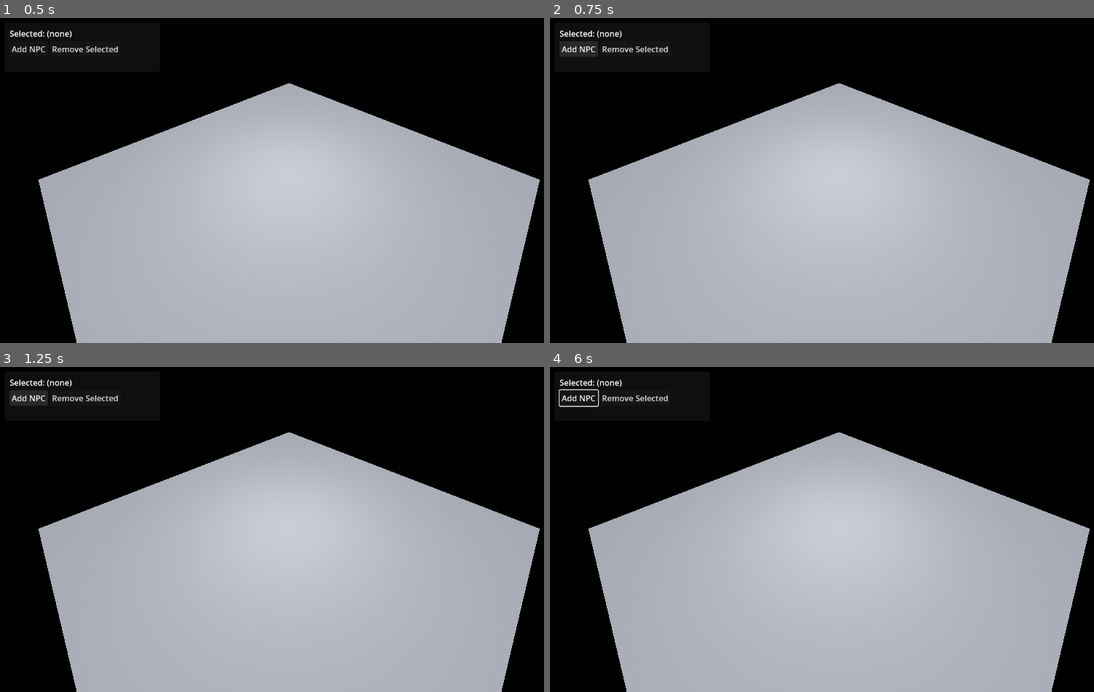
Above: before the commit, frames 1-4 (two rows, left to right).
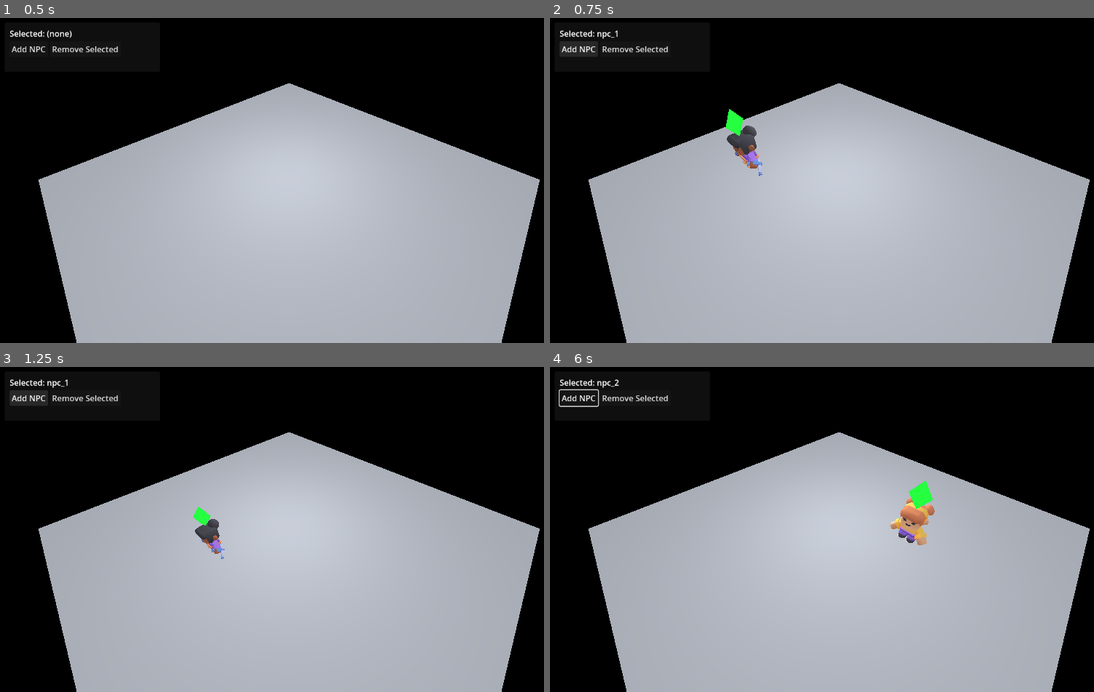
Above: after the commit, the same moments.

Repository: lemonhall/openagentic-sdk-gdscript
Game: Godot game, scene res://vr_offices/VrOffices.tscn
Two runs of this game, one before a commit and one after it. Both use one fixed random seed, a clock stepped at 60 frames per second and the inputs below. Sound files missing from this copy of the repository are replaced by a short silence.
Inputs (mouse positions are in pixels of both pictures, inside the frame that each line leads up to):
- Up to frame 1 (0.5 s): no input
- Up to frame 2 (0.75 s): click "Add NPC" at 0.5 s
- Up to frame 3 (1.25 s): no input
- Up to frame 4 (6 s): click "Remove Selected" at 1.25 s; tap Enter at 2, 3.5, 5 s; move the mouse to (968, 513) at 2.02 s; hold Right (ui_right) 2.03-2.78 s; tap E every 0.75 s from 2.1 to 5.85 s; click (968, 513) at 2.17 s; tap Space at 2.75, 4.25, 5.75 s; move the mouse to (724, 545) at 2.77 s; hold Down (ui_down) 2.78-3.53 s; move the mouse to (898, 458) at 3.52 s; hold Right (ui_right) 3.53-4.28 s; move the mouse to (811, 594) at 4.27 s; hold Up (ui_up) 4.28-5.03 s; click (811, 594) at 4.42 s; move the mouse to (1012, 578) at 5.02 s; hold Left (ui_left) from 5.03 s (still down); move the mouse to (664, 480) at 5.77 s

Frame 1 is identical in both runs. In frame 2, 0.7% of the frame differs, in the area x 8-40%, y 3-49%; in frame 3, 0.5%; in frame 4, 0.9%, in the area x 8-71%, y 3-55%.
Error before the commit: Parse Error: Could not preload resource file "res://vr_offices/npc/Npc.tscn". (res://vr_offices/VrOffices.gd:33)

Commit message:
fix: replace ConeMesh with CylinderMesh cone

Diff:
--- a/vr_offices/npc/Npc.tscn
+++ b/vr_offices/npc/Npc.tscn
@@ -17,7 +17,7 @@
 albedo_color = Color(1, 0.9, 0.2, 0.45)
 shading_mode = 0
 
-[sub_resource type="ConeMesh" id="ConeMesh_1"]
+[sub_resource type="CylinderMesh" id="CylinderMesh_2"]
 top_radius = 0.0
 bottom_radius = 0.18
 height = 0.26
@@ -51,11 +51,11 @@
 position = Vector3(0, 1.55, 0)
 
 [node name="Top" type="MeshInstance3D" parent="SelectionPlumbob"]
-mesh = SubResource("ConeMesh_1")
+mesh = SubResource("CylinderMesh_2")
 material_override = SubResource("StandardMaterial3D_2")
 
 [node name="Bottom" type="MeshInstance3D" parent="SelectionPlumbob"]
 position = Vector3(0, -0.26, 0)
 rotation = Vector3(3.14159, 0, 0)
-mesh = SubResource("ConeMesh_1")
+mesh = SubResource("CylinderMesh_2")
 material_override = SubResource("StandardMaterial3D_2")
